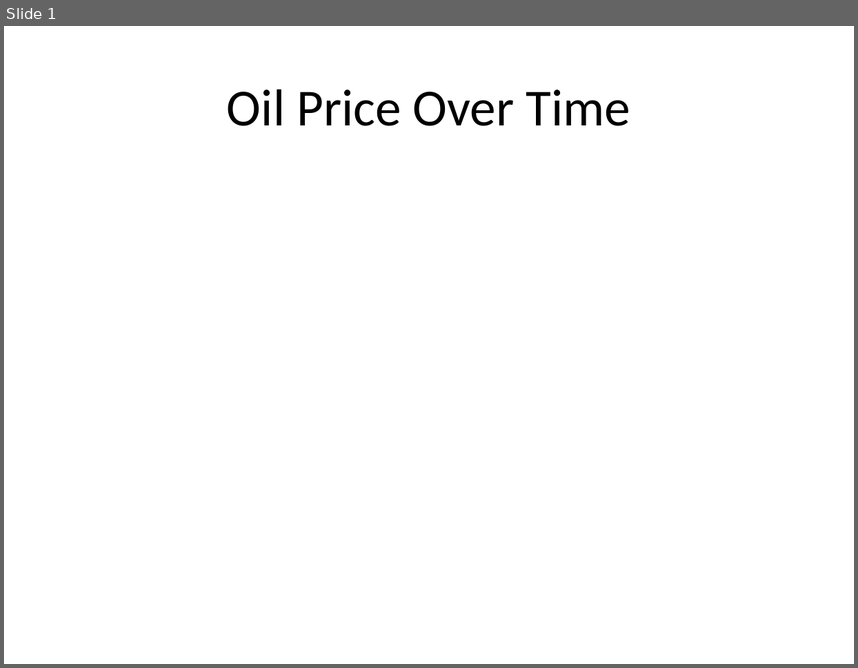
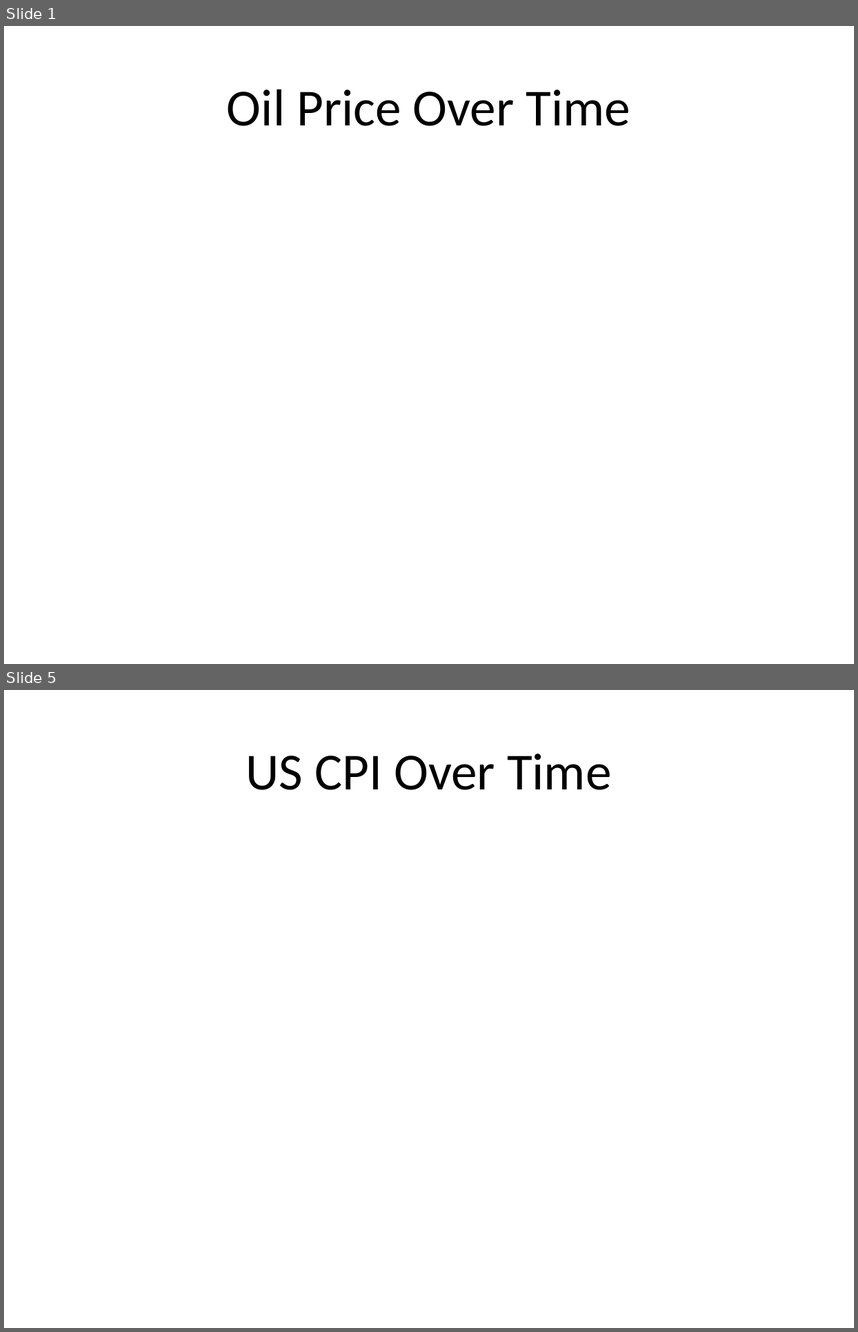
Before and after one commit to Axel-Andersson-PROG/Examensarbete, a slide deck: Bogdans_Presentation.pptx. Shown one above the other, each under a label of ours: slide 1 before the commit, slides 1 and 5 after it; the slides between them are not shown. The pictures are 858x668 and 858x1332 pixels, drawn with LibreOffice and Linux fonts; fonts in the diff are those of the drawing; background and template pictures are left out. Boxes give left, top, right and bottom in pixels: in the first picture for what was removed or moved away, otherwise in the second. Text is boxed around its words. In the diff, an @@ line names an element or a change of style, - is before the commit and + after.

```diff
--- a/Bogdans_Presentation.pptx
+++ b/Bogdans_Presentation.pptx
@@ slide 5 added at [4, 690, 854, 1328], background picture (left out) @@
@@ title added at [246, 753, 611, 790], 44 pt, text #000000 @@
+US CPI Over Time
```
Also in this commit, not shown: 1 slide changed, 4 other slides added, 2 slides removed, 7 other files.
